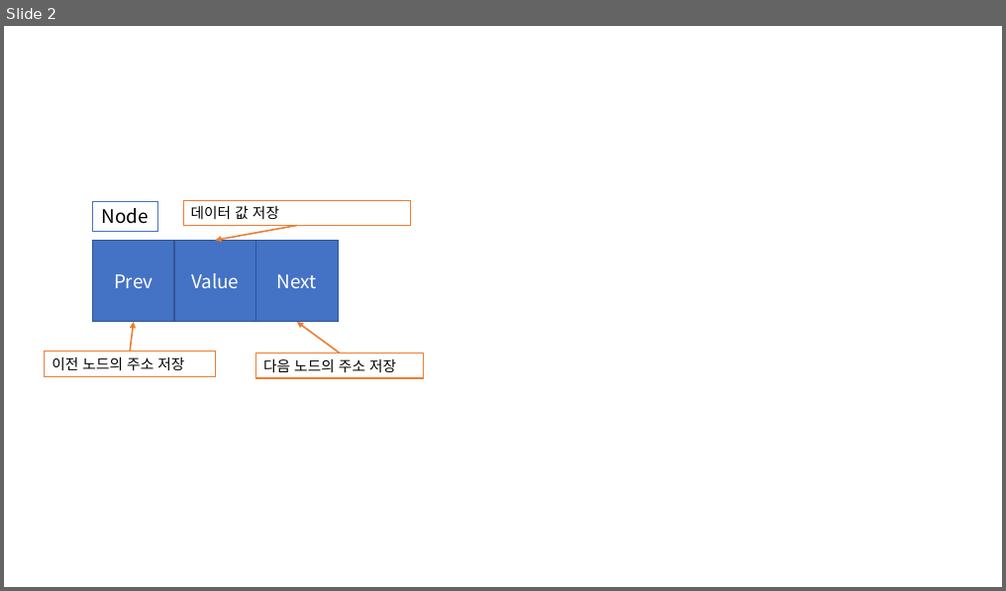
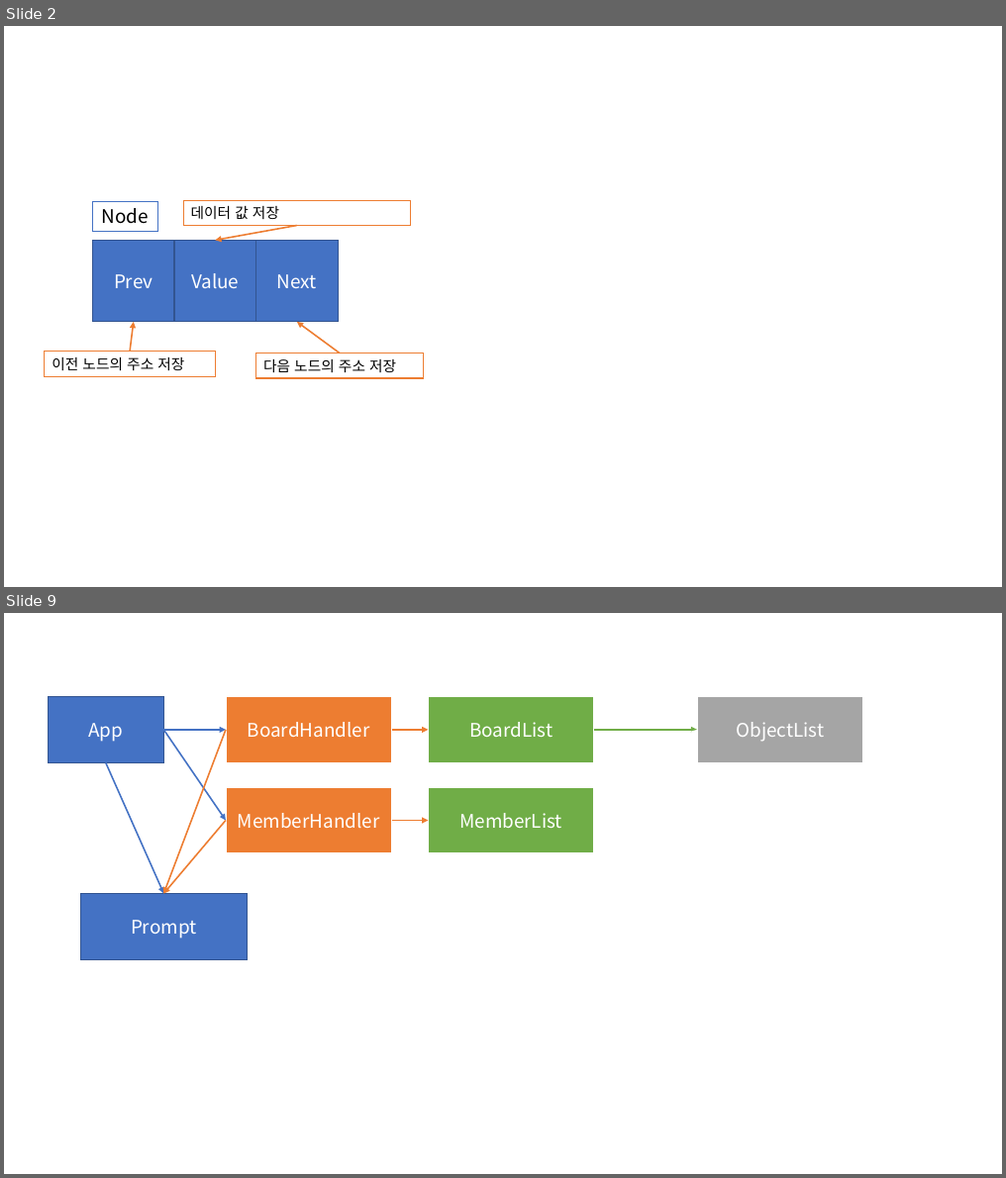
Before and after one commit to Dingadung/2022-study-workspace, a slide deck: study-note/자바/2022-08-01 내용정리 .pptx. Shown one above the other, each under a label of ours: slide 2 before the commit, slides 2 and 9 after it; the slides between them are not shown. The pictures are 1006x591 and 1006x1178 pixels, drawn with LibreOffice and Linux fonts; fonts in the diff are those of the drawing. Boxes give left, top, right and bottom in pixels: in the first picture for what was removed or moved away, otherwise in the second. Text is boxed around its words. In the diff, an @@ line names an element or a change of style, - is before the commit and + after.

Commit message:
Add LinkedList by myself

```diff
--- a/study-note/자바/2022-08-01 내용정리 .pptx
+++ b/study-note/자바/2022-08-01 내용정리 .pptx
@@ slide 9 added at (4, 613, 1002, 1174), background #FFFFFF @@
@@ rectangle added at (49, 697, 164, 763), fill #4472C4, outline #325491 1 pt, 18 pt, text #FFFFFF @@
+App
@@ rectangle added at (226, 697, 392, 763), fill #ED7D31, outline #FFFFFF 1.5 pt, 18 pt, text #FFFFFF @@
+BoardHandler
@@ rectangle added at (429, 697, 595, 763), fill #70AD47, outline #FFFFFF 1.5 pt, 18 pt, text #FFFFFF @@
+BoardList
@@ rectangle added at (697, 697, 863, 763), fill #A5A5A5, outline #FFFFFF 1.5 pt, 18 pt, text #FFFFFF @@
+ObjectList
@@ arrow added from (163, 730) to (226, 730), #4472C4 1.5 pt @@
@@ arrow added from (163, 730) to (226, 820), #4472C4 1.5 pt @@
@@ arrow added from (226, 730) to (163, 894), #ED7D31 1.5 pt @@
@@ arrow added from (392, 730) to (429, 730), #ED7D31 1.5 pt @@
@@ arrow added from (594, 730) to (697, 730), #70AD47 1.5 pt @@
@@ arrow added from (594, 820) to (697, 730), #FFFFFF 1.5 pt @@
@@ arrow added from (106, 762) to (163, 894), #4472C4 1.5 pt @@
@@ rectangle added at (226, 787, 392, 854), fill #ED7D31, outline #FFFFFF 1.5 pt, 18 pt, text #FFFFFF @@
+MemberHandler
@@ rectangle added at (429, 787, 595, 854), fill #70AD47, outline #FFFFFF 1.5 pt, 18 pt, text #FFFFFF @@
+MemberList
@@ arrow added from (226, 820) to (163, 894), #ED7D31 1.5 pt @@
@@ arrow added from (392, 820) to (429, 820), #ED7D31 1.5 pt @@
@@ rectangle added at (81, 894, 248, 960), fill #4472C4, outline #325491 1 pt, 18 pt, text #FFFFFF @@
+Prompt
```
Also in this commit, not shown: 2 slides changed, 6 other slides added, 4 other files.
